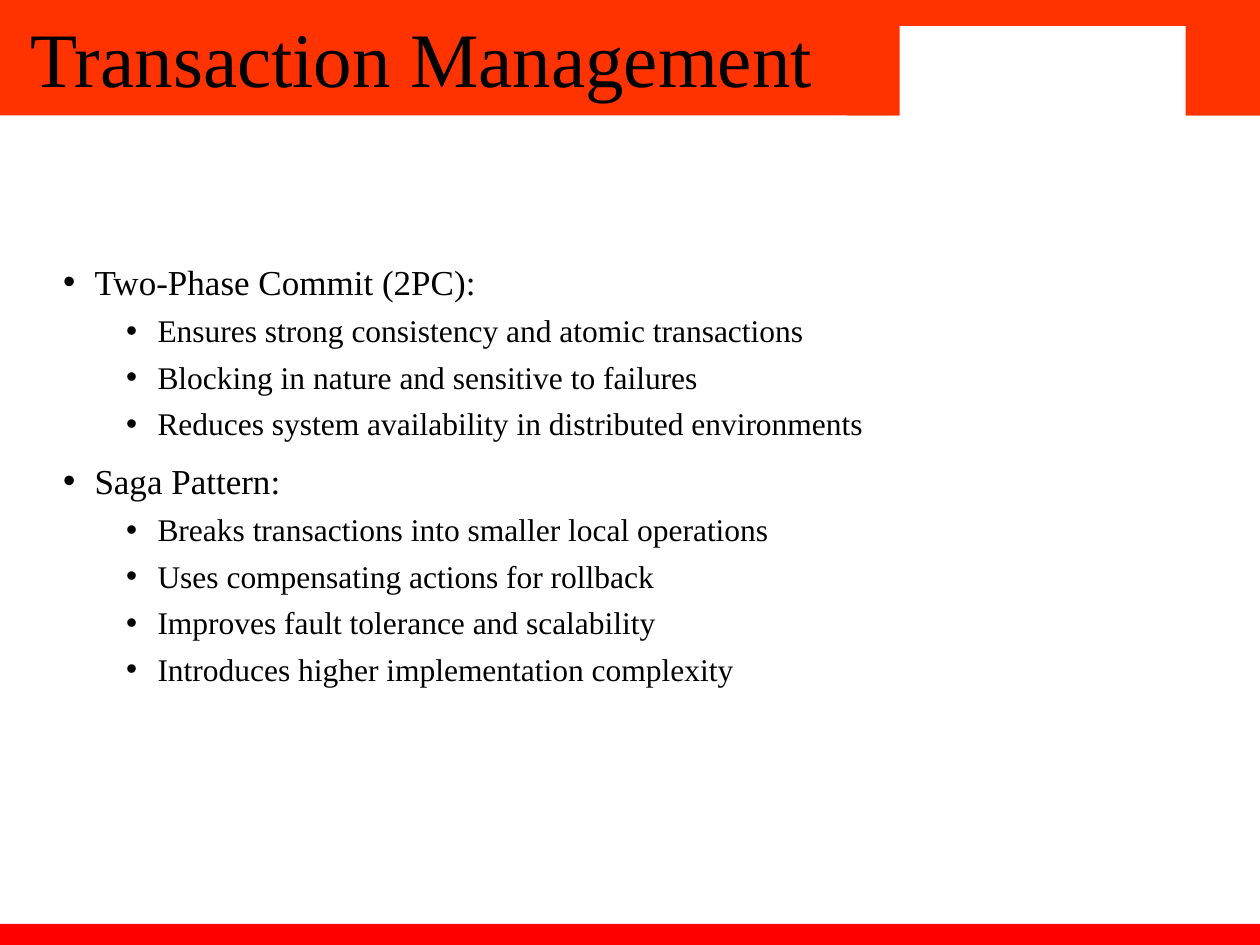
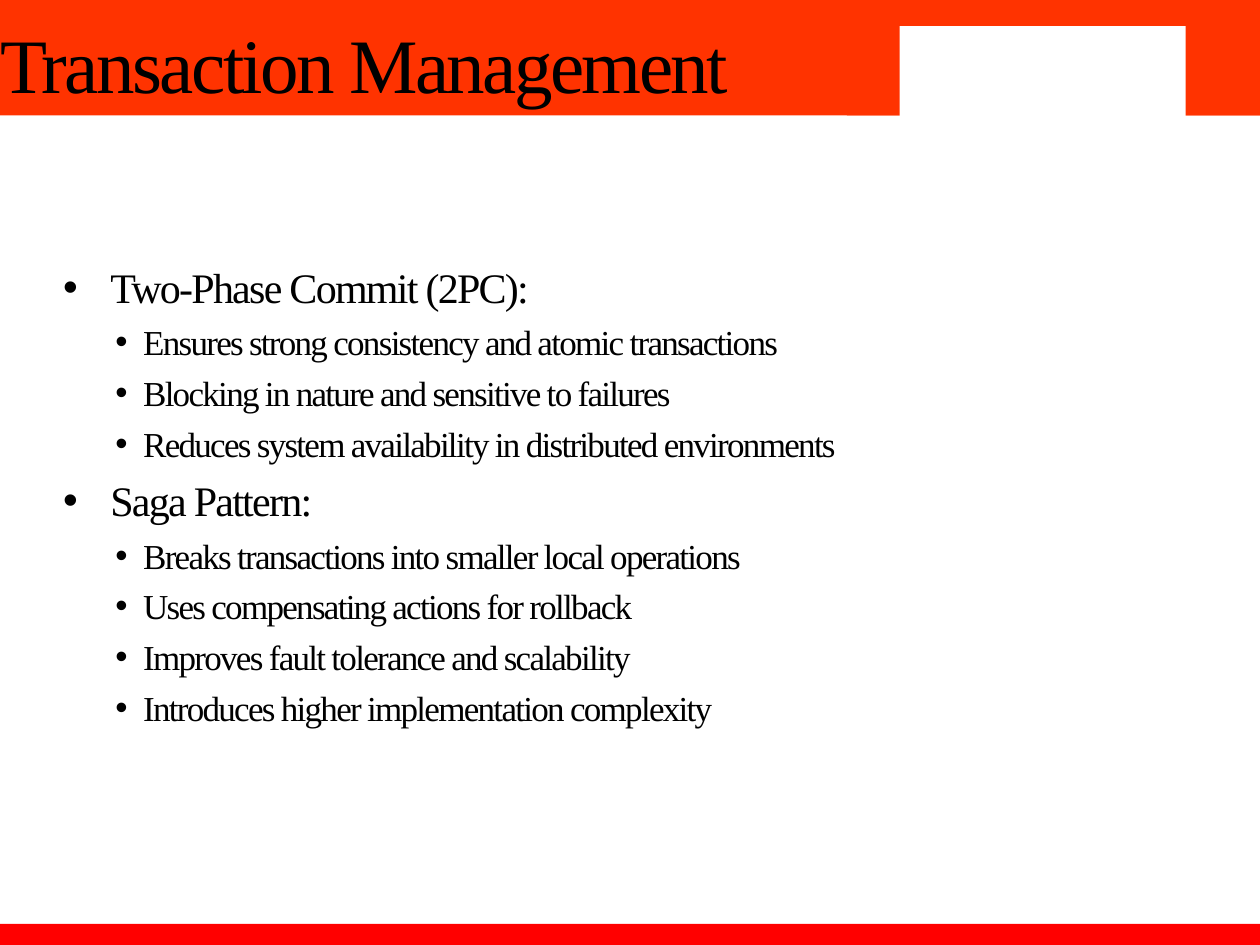
Before and after one commit to sethidevang/COOP, a slide deck: slide 7 of report/2210991489_DevangSethi_PPT.pptx. Drawn at 1260x945 pixels with LibreOffice and Linux fonts; fonts in the diff are those of the drawing; background and template pictures are left out. Boxes give left, top, right and bottom in pixels: in the first picture for what was removed or moved away, otherwise in the second. Text is boxed around its words. In the diff, an @@ line names an element or a change of style, - is before the commit and + after.

```diff
--- a/report/2210991489_DevangSethi_PPT.pptx
+++ b/report/2210991489_DevangSethi_PPT.pptx
@@ title "Transaction Management" moved from (x1=30, y1=36, x2=812, y2=102) to (x1=0, y1=42, x2=728, y2=108) @@
@@ title "Transaction Management" at (x1=0, y1=42, x2=728, y2=108): letter spacing 0 to -1.5 pt; line spacing 0.9 to 1 @@
@@ text "Two-Phase Commit (2PC):" at (x1=110, y1=274, x2=836, y2=728): size 20 to 24 pt in "Two-Phase Commit (2PC):", "Saga Pattern:"; letter spacing 0 to -1 pt; size 18 to 20 pt in "Ensures strong consistency and atomic transactions", "Blocking in nature and sensitive to failures", "Reduces system availability in distributed environments", "Breaks transactions into smaller local operations" and 3 more places; indent changed; less space between paragraphs @@
```
Also in this commit, not shown: 13 other slides changed, 3 other files.
